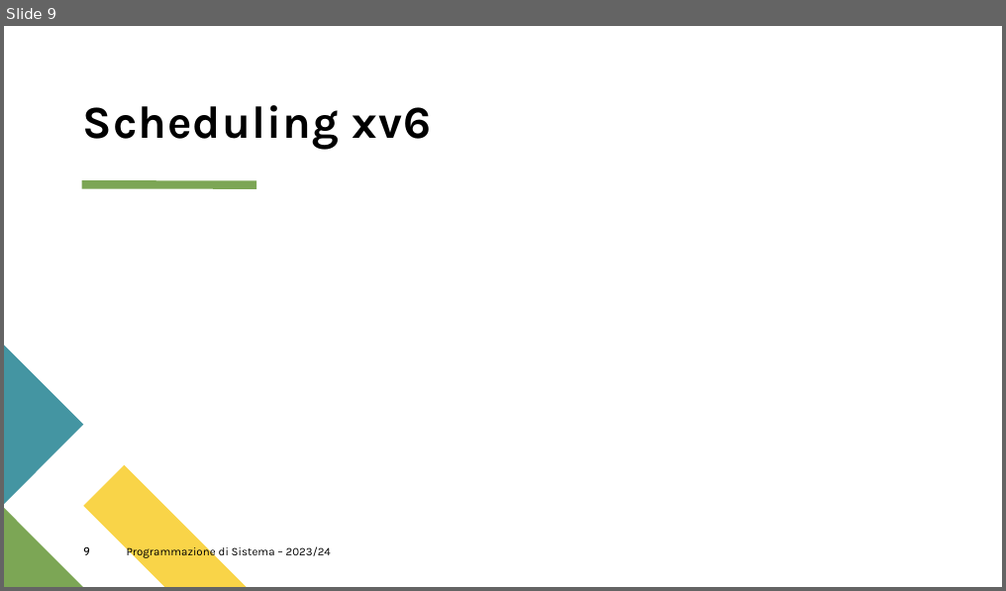
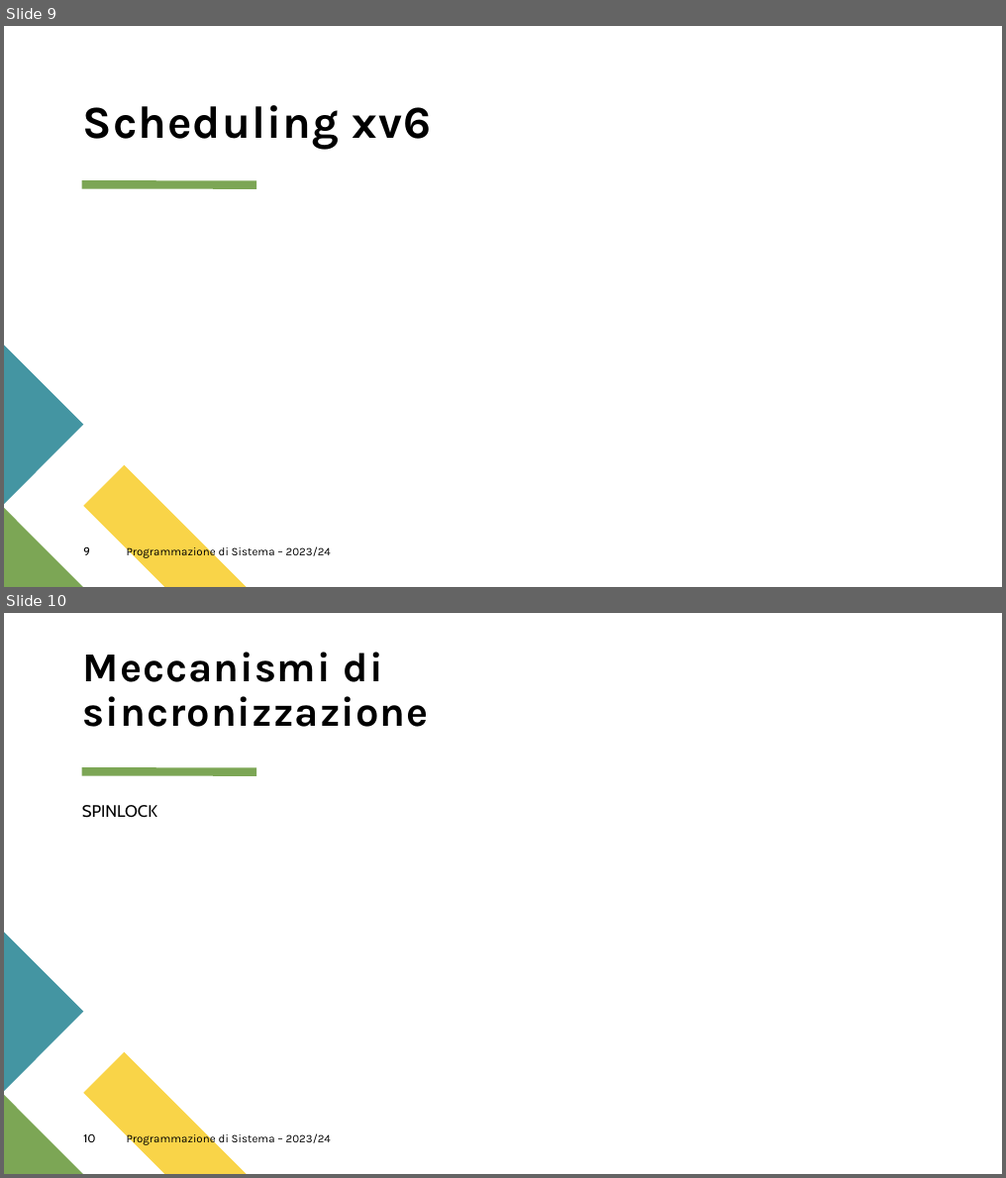
Before and after one commit to Zafonte/OS-project, a slide deck: OS161 Project/PDS.pptx. Shown one above the other, each under a label of ours: slide 9 before the commit, slides 9 and 10 after it. The pictures are 1006x591 and 1006x1178 pixels, drawn with LibreOffice and Linux fonts; fonts in the diff are those of the drawing. Boxes give left, top, right and bottom in pixels: in the first picture for what was removed or moved away, otherwise in the second. Text is boxed around its words. In the diff, an @@ line names an element or a change of style, - is before the commit and + after.

```diff
--- a/OS161 Project/PDS.pptx
+++ b/OS161 Project/PDS.pptx
@@ slide 10 added at [4,613,1002,1174], background #FFFFFF; not listed: 4 template elements that a slide beside it also shows @@
@@ title added at [83,652,429,727], 39.6 pt, text #000000, bold @@
+Meccanismi di sincronizzazione
@@ text added at [82,805,157,818], 16 pt, text #000000 @@
+SPINLOCK
@@ page number added at [83,1134,95,1143], 11 pt, text #000000 @@
+10
@@ text added at [127,1132,331,1146], 11 pt, text #000000 @@
+Programmazione di Sistema – 2023/24
```
Also in this commit, not shown: 2 slides changed, 17 other slides added.
